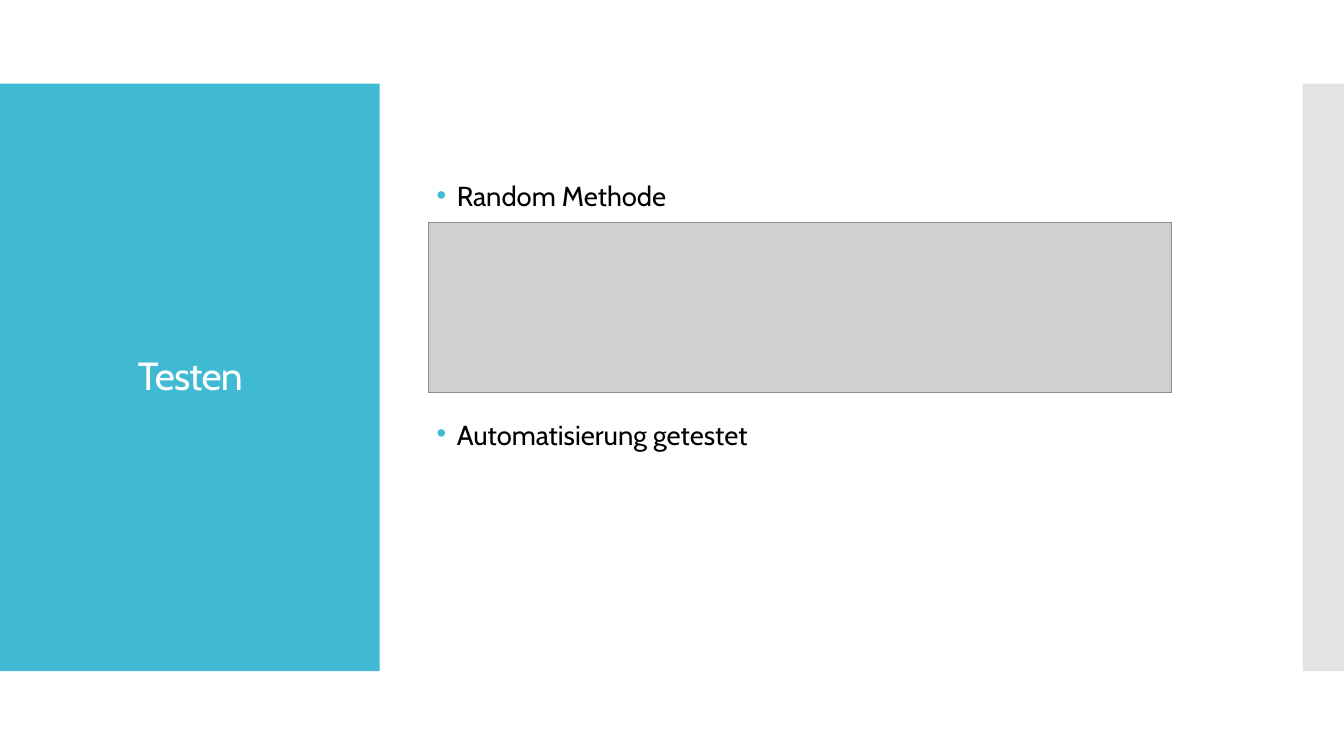
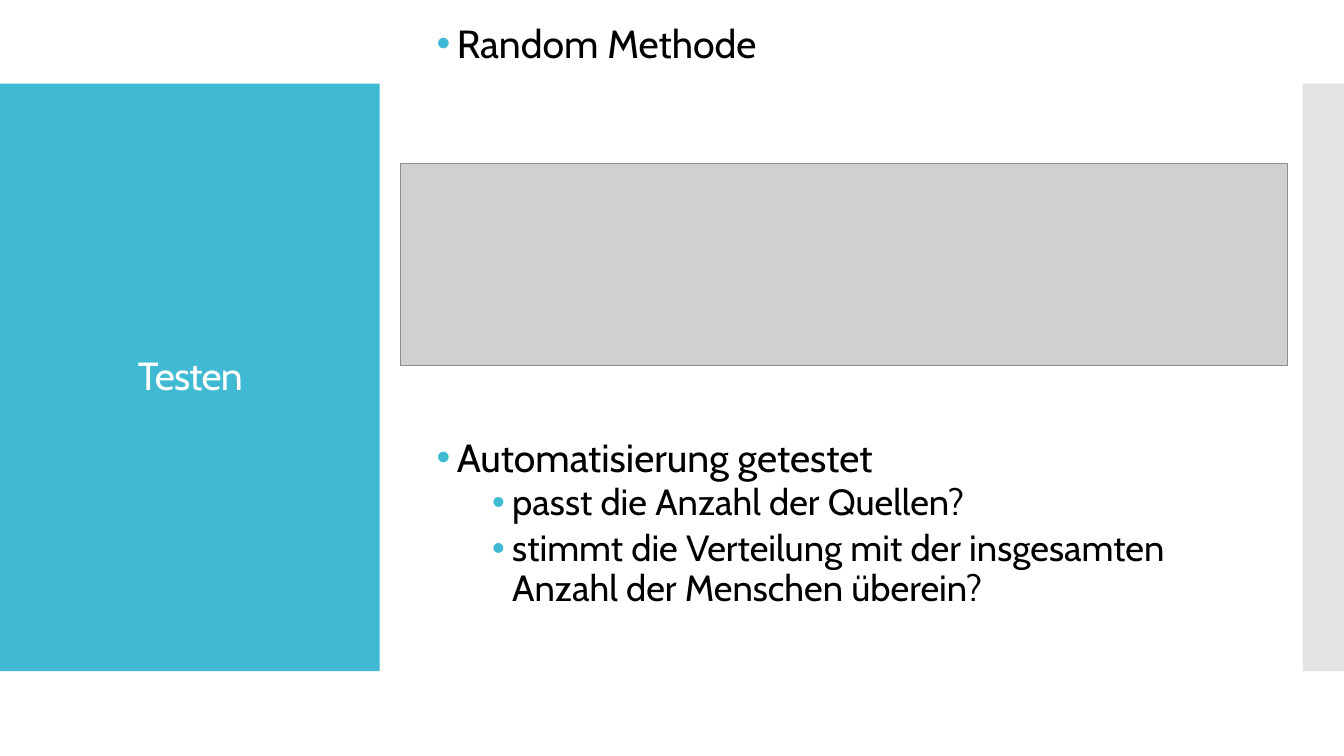
Before and after one commit to Datagroup-ModSim/ModSim17-data-generation-filters, a slide deck: slide 18 of presentations/Abnahme Sprint 2/Rebecca_Do_Julian_Anita_Hubert_Lisa.pptx (slide 17 before the commit). Drawn at 1344x756 pixels with LibreOffice and Linux fonts; fonts in the diff are those of the drawing; grey boxes stand for pictures. Boxes give left, top, right and bottom in pixels: in the first picture for what was removed or moved away, otherwise in the second. Text is boxed around its words. In the diff, an @@ line names an element or a change of style, - is before the commit and + after.

```diff
--- a/presentations/Abnahme Sprint 2/Rebecca_Do_Julian_Anita_Hubert_Lisa.pptx
+++ b/presentations/Abnahme Sprint 2/Rebecca_Do_Julian_Anita_Hubert_Lisa.pptx
@@ text "Random Methode" at (457,28,1164,602): vertical alignment middle to top @@
@@ text at (457,28,873,481): size 19.6 to 28 pt in "Random Methode", "Automatisierung getestet"; line spacing 0.7 to 0.9 @@
@@ picture: place and size @@
-picture at (429,223,1172,392)
+picture at (400,163,1288,366)
@@ text at (512,487,1164,602): paragraphs added @@
+  • passt die Anzahl der Quellen?
+  • stimmt die Verteilung mit der insgesamten Anzahl der Menschen überein?
```
Also in this commit, not shown: 2 other slides changed, 3 slides added, 2 slides removed, 2 other files.
